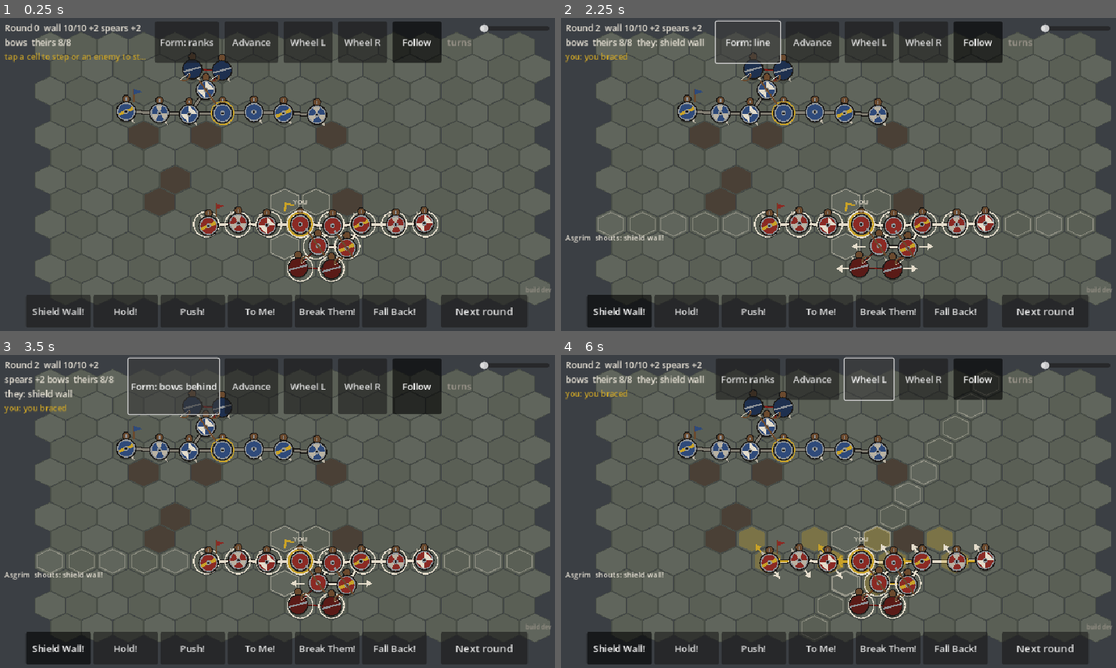
Above: before the commit, frames 1-4 (two rows, left to right).
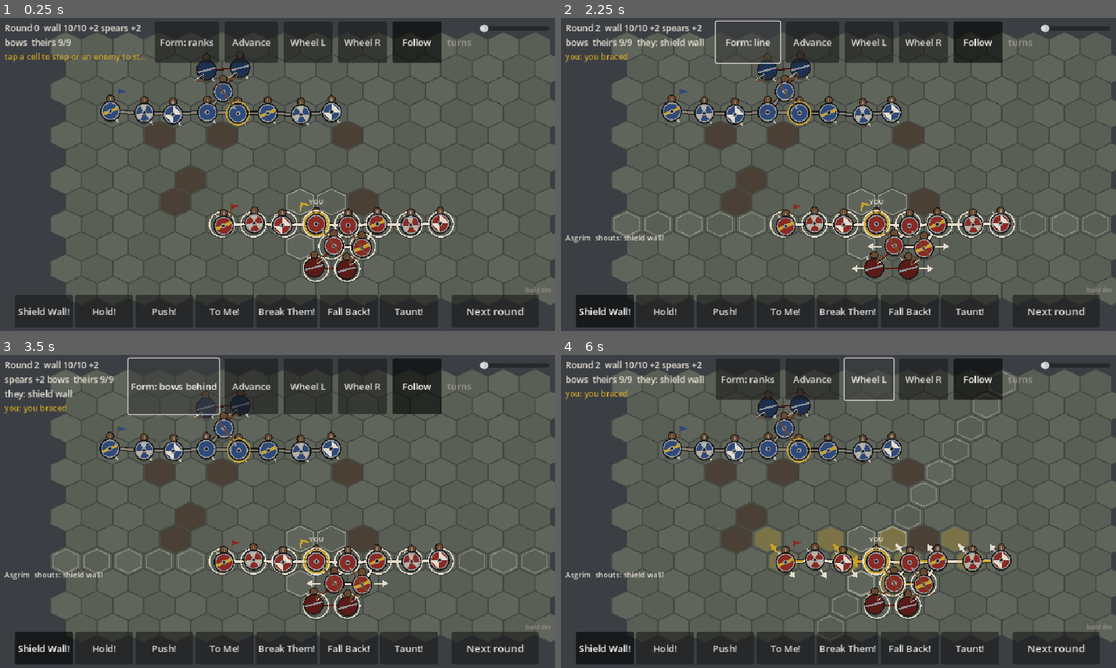
Above: after the commit, the same moments.

Repository: UnlikelyContact/Ringgiver
Game: Godot game, scene res://view/main.tscn
The game is run twice, just before and just after one commit, with the same random seed, the same clock (stepped at 60 frames per second) and the same inputs.
Inputs:
- Up to frame 1 (0.25 s): no input
- Up to frame 2 (2.25 s): click "Next round" at 0.5 s; click "Next round" at 1.25 s; click "Form: ranks" at 2 s
- Up to frame 3 (3.5 s): click "Form: line" at 2.75 s
- Up to frame 4 (6 s): click "Form: bows behind" at 3.5 s; click "Form: boar's snout" at 4.25 s; click "Advance" at 5 s; click "Wheel L" at 5.75 s

The runs differ from the first frame. In frame 1, 20% of the frame differs, in the area x 2-100%, y 4-99%; in frame 2, 20%; in frame 3, 20%; in frame 4, 21%.

Commit message:
Taunt: a jeer that costs a standing line heart and brings a proud leader on; men sway where they stand
A new shout, not an order: enemies within five hexes who stand and take
it lose heart, never below the break threshold (shame shakes, it does
not rout); men coming on are not shamed; Steady and Grim men ignore it;
our own men in earshot take heart. The steady AI jeers at a holding line
every third round and, taunted, comes on half the time. Hold-and-taunt
wins 65% against 57% for holding alone. On the screen each man sways to
his own rhythm above a still shadow, tenser with an enemy at arm's
length. Enemy strength eight to ten shields. Two new tests.

Co-Authored-By: Claude Fable 5.1 <noreply@anthropic.com>
Claude-Session: https://claude.ai/code/session_01P5EsvQHo48suzdDpxkAELG

Diff:
--- a/game/sim/combat/battle.gd
+++ b/game/sim/combat/battle.gd
@@ -20,6 +20,7 @@
 var _contact_logged := {}  # side -> bool, so "in contact" is logged once per spell
 var _wall_step := {}  # side -> true when the leader asks his wall to step forward this round
 var _volleyed := {}  # side -> true once the wall has paused to throw its spears
+var _taunted_round := {}  # side -> the last round that side was taunted
 var _blows_ever := false
 var _rounds_without_blow := 0
 var _player_action := {}  # side -> Action for that side's leader this round (presentation hook)
@@ -457,6 +458,11 @@
 		elif _ai.has(side) and leader != null:
 			shout = (_ai[side] as LeaderAI).choose(self, side)
 		_last_shout[side] = shout
+		if shout == CombatTypes.Shout.TAUNT:
+			# A jeer across the field, not an order: the standing order holds.
+			if leader != null:
+				_taunt(side, leader)
+			continue
 		if shout != CombatTypes.Shout.NONE:
 			_standing[side] = shout
 		if leader != null and shout != CombatTypes.Shout.NONE:
@@ -620,6 +626,46 @@
 ## Every man with a friend beside him along the wall's axis faces the wall's
 ## facing, so a man who turned to strike or to watch an enemy is back in
 ## the line next round. A lone man keeps whatever way he was facing.
+## The round a side was last taunted, or -99.
+func taunted_round(side: int) -> int:
+	return _taunted_round.get(side, -99)
+
+
+## A leader jeers at the enemy. Every enemy in earshot who is standing
+## about (his side not driving forward, and none of ours at arm's length)
+## loses heart, never below the break threshold plus one; Steady and Grim
+## men do not hear it. Men who are coming on answer with their feet and
+## are not shamed. Our own men in earshot take heart from the jeering.
+func _taunt(side: int, leader: Warrior) -> void:
+	var foe := 1 - side
+	var their_order := standing_order(foe)
+	var coming_on := their_order == CombatTypes.Shout.PUSH or their_order == CombatTypes.Shout.BREAK_THEM \
+			or their_order == CombatTypes.Shout.SVINFYLKING
+	_taunted_round[foe] = round
+	log.append("%s taunts the enemy across the field" % leader.display_name)
+	var shamed := 0
+	for e in active(foe):
+		if e.broken or BattleGrid.distance(e.pos, leader.pos) > rules.taunt_range:
+			continue
+		if coming_on or not grid.adjacent_warriors(e.pos, side).is_empty():
+			continue
+		if e.has_personality(CombatTypes.Personality.STEADY) or e.has_personality(CombatTypes.Personality.GRIM):
+			continue
+		var floor_m := rules.morale_break_threshold + 1
+		if e.morale > floor_m:
+			e.morale = maxi(floor_m, e.morale + rules.taunt_morale)
+			shamed += 1
+	for m in active(side):
+		if not m.broken and BattleGrid.distance(m.pos, leader.pos) <= rules.taunt_range:
+			m.morale = clampi(m.morale + rules.taunt_cheer, 0, 10)
+	if coming_on:
+		log.append("they answer with their feet")
+	elif shamed > 0:
+		log.append("%d of them stand and take it, and like it less" % shamed)
+	else:
+		log.append("nobody within earshot stands for it")
+
+
 ## Relief: a man in the line whose shield is gone changes places with a
 ## shielded man standing straight behind him. The fresh shield steps up
 ## into the line and the shieldless man drops back, where his spear still
--- a/game/sim/combat/combat_types.gd
+++ b/game/sim/combat/combat_types.gd
@@ -21,7 +21,7 @@
 enum Armor { NONE, LEATHER, MAIL }
 
 ## Leader shouts (concept.md, Combat > Shouts). NONE means "no new order".
-enum Shout { NONE, SHIELD_WALL, HOLD, PUSH, TO_ME, BREAK_THEM, FALL_BACK, SVINFYLKING }
+enum Shout { NONE, SHIELD_WALL, HOLD, PUSH, TO_ME, BREAK_THEM, FALL_BACK, SVINFYLKING, TAUNT }
 
 enum Personality { STEADY, RECKLESS, GRIM, BOASTFUL, GREEDY, SUPERSTITIOUS }
 
@@ -40,6 +40,6 @@
 
 const TIER_NAMES := ["green", "blooded", "veteran", "champion"]
 const WOUND_NAMES := ["unhurt", "bruised", "wounded", "grievous", "down"]
-const SHOUT_NAMES := ["-", "shield wall", "hold", "push", "to me", "break them", "fall back", "svinfylking"]
+const SHOUT_NAMES := ["-", "shield wall", "hold", "push", "to me", "break them", "fall back", "svinfylking", "taunt"]
 const STAT_NAMES := ["might", "skill", "grit", "nerve", "wits"]
 const ROLE_NAMES := ["shield", "spear", "bow"]
--- a/game/sim/combat/decision.gd
+++ b/game/sim/combat/decision.gd
@@ -122,7 +122,7 @@
 					act = Action.brace()
 		CombatTypes.Shout.SVINFYLKING:
 			act = _form(grid, w, leader, all, enemies, true)
-		_:
+		_:  # TAUNT is never propagated as an order; anything else unknown: hold
 			act = _hold(grid, w, enemies, leader)
 
 	# 8. Bowmen with nobody at arm's length shoot instead of moving or
--- a/game/sim/combat/leader_ai.gd
+++ b/game/sim/combat/leader_ai.gd
@@ -35,6 +35,17 @@
 		# One facing a round: the line follows the wheel over the rounds after.
 		leader.line_facing = BattleGrid.rotate(have, 1 if diff <= 3 else -1)
 		battle.log.append("%s wheels his line toward %s" % [leader.display_name, str(want)])
+
+
+func _within(leader: Warrior, theirs: Array[Warrior], range: int) -> bool:
+	for e in theirs:
+		if BattleGrid.distance(leader.pos, e.pos) <= range:
+			return true
+	return false
+
+
+func _answer_rng(battle: Battle, side: int) -> SimRng:
+	return battle.rng.fork("taunt-answer:%d:%d" % [side, battle.round])
 
 
 func choose(battle: Battle, side: int) -> CombatTypes.Shout:
@@ -77,6 +88,15 @@
 	if in_contact == 0:
 		if doctrine == Doctrine.AGGRESSIVE or battle.round > battle.rules.ai_form_rounds + battle.rules.ai_patience_rounds:
 			return CombatTypes.Shout.PUSH
+		# Taunted while standing: a proud man comes on.
+		if battle.taunted_round(side) >= battle.round - 1 and _answer_rng(battle, side).randf() < battle.rules.taunt_answer_chance:
+			battle.log.append("%s will not stand and be called a coward" % leader.display_name)
+			return CombatTypes.Shout.PUSH
+		# A holding enemy who will not come to us gets jeered at.
+		var their_order := battle.standing_order(1 - side)
+		var they_hold := their_order != CombatTypes.Shout.PUSH and their_order != CombatTypes.Shout.BREAK_THEM
+		if they_hold and battle.round % battle.rules.taunt_ai_every == 0 and _within(leader, theirs, battle.rules.taunt_range):
+			return CombatTypes.Shout.TAUNT
 		return CombatTypes.Shout.HOLD
 	_formed_rounds += 1
 	if doctrine == Doctrine.AGGRESSIVE or _formed_rounds > battle.rules.ai_hold_rounds_before_push:
--- a/game/sim/combat/rules.gd
+++ b/game/sim/combat/rules.gd
@@ -200,6 +200,19 @@
 var ai_wheel_cooldown := 3
 ## A STEADY leader waits this many rounds without contact before pushing.
 var ai_patience_rounds := 6
+## Taunts. A leader's jeer carries this far; every enemy in earshot who is
+## standing (his side not driving forward, and nobody of ours at arm's
+## length) loses this much heart, never below the break threshold plus
+## one: shame shakes a man, it does not rout him. Steady and Grim men do
+## not hear it. Our own men in earshot take heart from the jeering.
+var taunt_range := 5
+var taunt_morale := -1
+var taunt_cheer := 1
+## A taunted AI leader comes on: always if aggressive, else with this chance
+## per taunt once his line is formed. A steady AI taunts a holding enemy
+## every taunt_ai_every rounds while nobody is engaged.
+var taunt_answer_chance := 0.5
+var taunt_ai_every := 3
 
 # --- Post-battle (fate) ----------------------------------------------------
 ## Downed men roll 2d6 + grit against these: < fate_dead_below -> dead,
--- a/game/sim/combat/scenario.gd
+++ b/game/sim/combat/scenario.gd
@@ -18,7 +18,7 @@
 ## Returns {battle, ours, theirs, doctrine, offset}. With `vary` false the
 ## enemy is eight shield-bearers, centred, steady: the symmetric field the
 ## batches calibrate on. Your band is eight shield-bearers, two spearmen
-## and two bowmen; a varied enemy brings seven to nine shields, one or two
+## and two bowmen; a varied enemy brings eight to ten shields, one or two
 ## spears and one or two bows. Both form in ranks.
 static func build(name: String, seed_in: int, rules: CombatRules, vary := true) -> Dictionary:
 	var t: Array = TIERS.get(name, TIERS["equal_green"])
@@ -32,7 +32,7 @@
 	var doctrine := LeaderAI.Doctrine.STEADY
 	if vary:
 		# About your own strength on average (twelve men), mixed differently.
-		their_shields = frng.randi_range(7, 9)
+		their_shields = frng.randi_range(8, 10)
 		their_spears = frng.randi_range(1, 2)
 		their_bows = frng.randi_range(1, 2)
 		offset = frng.randi_range(-3, 3)
--- a/game/sim/combat/shout.gd
+++ b/game/sim/combat/shout.gd
@@ -39,7 +39,7 @@
 		if rng.randf() < mishear_chance(rules, m.tier):
 			var others: Array[CombatTypes.Shout] = []
 			for s in CombatTypes.Shout.values():
-				if s != CombatTypes.Shout.NONE and s != shout:
+				if s != CombatTypes.Shout.NONE and s != shout and s != CombatTypes.Shout.TAUNT:
 					others.append(s)
 			var wrong: CombatTypes.Shout = others[rng.randi_range(0, others.size() - 1)]
 			m.heard_order = wrong
--- a/game/tests/test_arms.gd
+++ b/game/tests/test_arms.gd
@@ -199,3 +199,76 @@
 		said = said or line.contains("steps up into the line")
 	assert_true(said, "and the log says so")
 	assert_true(b.wall_members(0).has(behind), "the relief is in the wall")
+
+
+func test_a_taunt_shakes_standing_men_but_not_men_coming_on() -> void:
+	var rules := CombatRules.new()
+	var b := Battle.new(rules, 9)
+	var ours := _band(rules, 0, 6, 0, 0, 1)
+	var theirs := _band(rules, 1, 6, 0, 0, 101)
+	for w in ours + theirs:
+		w.javelins = 0
+	BandFactory.deploy_formation(b.grid, ours, BattleGrid.from_offset(8, 6), NORTH, rules, FormationTemplate.line())
+	BandFactory.deploy_formation(b.grid, theirs, BattleGrid.from_offset(8, 3), SOUTH, rules, FormationTemplate.line())
+	b.add_band(ours)
+	b.add_band(theirs)
+	for w in theirs:
+		w.personality.clear()
+		w.morale = 8
+	b.set_shout(1, CombatTypes.Shout.HOLD)
+	b.set_shout(0, CombatTypes.Shout.TAUNT)
+	b.run_round()
+	var shaken := 0
+	for line in b.log:
+		if line.contains("stand and take it"):
+			shaken = int(line.split(" ")[0])
+	assert_true(shaken >= 5, "standing men within earshot lose heart (%d)" % shaken)
+	assert_eq(b.standing_order(0), CombatTypes.Shout.NONE, "a taunt is not an order")
+	assert_eq(b.taunted_round(1), 1)
+	# Shame cannot rout: taunts stop above the break threshold.
+	for w in theirs:
+		w.morale = rules.morale_break_threshold + 1
+	b.set_shout(1, CombatTypes.Shout.HOLD)
+	b.set_shout(0, CombatTypes.Shout.TAUNT)
+	b.run_round()
+	for w in theirs:
+		if w.is_active():
+			assert_true(w.morale >= rules.morale_break_threshold + 1, "%s is shamed, not broken" % w.display_name)
+	# Men coming on answer with their feet: their push is the standing order
+	# by the time the jeer comes.
+	b.set_shout(1, CombatTypes.Shout.PUSH)
+	b.set_shout(0, CombatTypes.Shout.HOLD)
+	b.run_round()
+	for w in theirs:
+		w.morale = 8
+	b.set_shout(0, CombatTypes.Shout.TAUNT)
+	b.run_round()
+	var said := false
+	for line in b.log:
+		said = said or line.contains("answer with their feet")
+	assert_true(said)
+
+
+func test_a_taunted_aggressive_leader_comes_on() -> void:
+	var rules := CombatRules.new()
+	rules.ai_patience_rounds = 99  # he would hold all day
+	var b := Battle.new(rules, 11)
+	var ours := _band(rules, 0, 6, 0, 0, 1)
+	var theirs := _band(rules, 1, 6, 0, 0, 101)
+	for w in ours + theirs:
+		w.javelins = 0
+	BandFactory.deploy_formation(b.grid, ours, BattleGrid.from_offset(8, 8), NORTH, rules, FormationTemplate.line())
+	BandFactory.deploy_formation(b.grid, theirs, BattleGrid.from_offset(8, 3), SOUTH, rules, FormationTemplate.line())
+	b.add_band(ours)
+	b.add_band(theirs)
+	b.set_ai(1, LeaderAI.new(LeaderAI.Doctrine.STEADY))
+	rules.taunt_answer_chance = 1.0
+	for r in 3:
+		b.set_shout(0, CombatTypes.Shout.HOLD)
+		b.run_round()
+	assert_true(b.standing_order(1) != CombatTypes.Shout.PUSH, "steady and patient: he is not coming on")
+	b.set_shout(0, CombatTypes.Shout.TAUNT)
+	b.run_round()
+	b.set_shout(0, CombatTypes.Shout.HOLD)
+	b.run_round()
+	assert_eq(b.standing_order(1), CombatTypes.Shout.PUSH, "taunted, he comes on")
--- a/game/tools/batch_player.gd
+++ b/game/tools/batch_player.gd
@@ -12,7 +12,7 @@
 	var n := int(args[0]) if args.size() > 0 else 200
 	var seed_in := int(args[1]) if args.size() > 1 else 1
 	var scenario := args[2] if args.size() > 2 else "equal_green"
-	var strats := ["none", "wall_push", "wall_hold", "wall_hold_then_push", "push_only", "break_them", "wall_advance", "wall_then_nothing", "wall_every_round", "hold_only",
+	var strats := ["none", "wall_push", "wall_hold", "wall_hold_then_push", "push_only", "break_them", "wall_hold_taunt", "wall_advance", "wall_then_nothing", "wall_every_round", "hold_only",
 		"wall_push_leader_attacks", "wall_push_leader_steps", "ai_steady", "ai_aggressive"]
 	if args.size() > 3:
 		strats = [args[3]]
@@ -65,6 +65,13 @@
 					b.set_shout(0, S.SHIELD_WALL if r == 1 else S.HOLD)
 					if r > 1:
 						b.request_wall_step(0)
+				"wall_hold_taunt":
+					if r == 1:
+						b.set_shout(0, S.SHIELD_WALL)
+					elif r % 3 == 0 and not in_contact(b):
+						b.set_shout(0, S.TAUNT)
+					else:
+						b.set_shout(0, S.HOLD)
 				"push_only":
 					b.set_shout(0, S.PUSH)
 				"break_them":
--- a/game/view/battle_view.gd
+++ b/game/view/battle_view.gd
@@ -231,6 +231,7 @@
 			t.z_index = 5
 		if w.fled:
 			t.visible = false
+		t.set_tense(w.is_active() and not battle.grid.adjacent_warriors(w.pos, 1 - w.side).is_empty())
 		t.queue_redraw()
 	animating = false
 	queue_redraw()
--- a/game/view/hud.gd
+++ b/game/view/hud.gd
@@ -19,6 +19,7 @@
 const SHOUTS := [
 	CombatTypes.Shout.SHIELD_WALL, CombatTypes.Shout.HOLD, CombatTypes.Shout.PUSH,
 	CombatTypes.Shout.TO_ME, CombatTypes.Shout.BREAK_THEM, CombatTypes.Shout.FALL_BACK,
+	CombatTypes.Shout.TAUNT,
 ]
 
 
@@ -124,7 +125,7 @@
 	for s in SHOUTS:
 		var b := Button.new()
 		b.text = CombatTypes.SHOUT_NAMES[s].capitalize() + "!"
-		b.custom_minimum_size = Vector2(112, 52)
+		b.custom_minimum_size = Vector2(100, 52)
 		b.toggle_mode = true
 		b.pressed.connect(_on_shout.bind(s))
 		bottom.add_child(b)
@@ -184,6 +185,9 @@
 		var keep := false
 		if line.contains("DOWN") or line.contains("breaks") or line.contains("flees") or line.contains("===") or line.contains("drives forward"):
 			col = Palette.WARN
+			keep = true
+		elif line.contains("taunts the enemy") or line.contains("called a coward") or line.contains("answer with their feet") or line.contains("take it, and like it less") or line.contains("stands for it"):
+			col = Palette.GOLD
 			keep = true
 		elif line.contains("shouts:"):
 			var who := line.split(" shouts:")[0]
--- a/game/view/token.gd
+++ b/game/view/token.gd
@@ -13,6 +13,11 @@
 var flash := 0.0  # hit flash timer
 var flash_color := Palette.BLOOD
 var down_mark := false
+## Idle motion: a man shifts his weight, sets his shield, breathes. Each man
+## has his own rhythm; a man with an enemy at arm's length is tenser.
+var _phase := 0.0
+var _sway := Vector2.ZERO
+var _tense := false
 
 const R := 15.0
 
@@ -24,12 +29,26 @@
 	device = (w.id * 7) % 4
 	device_color = [Palette.BONE, Palette.UNDYED, Palette.GOLD, Palette.BONE][(w.id * 3) % 4]
 	z_index = 10
+	_phase = fmod(w.id * 2.399, TAU)
 
 
 func _process(delta: float) -> void:
 	if flash > 0.0:
 		flash = maxf(0.0, flash - delta)
+	if warrior == null or down_mark or not visible:
+		return
+	# Sway: slow and small at rest, quicker and a little wider when tense.
+	var speed := 3.2 if _tense else 1.4
+	var amp := 1.6 if _tense else 1.0
+	_phase += delta * speed
+	var s := Vector2(sin(_phase) * amp, sin(_phase * 1.7 + 0.8) * amp * 0.6)
+	if (s - _sway).length() > 0.15 or flash > 0.0:
+		_sway = s
 		queue_redraw()
+
+
+func set_tense(t: bool) -> void:
+	_tense = t
 
 
 func hit(color: Color) -> void:
@@ -45,8 +64,9 @@
 		_draw_down()
 		return
 	var side := Palette.side_color(warrior.side)
-	# Ground shadow and facing wedge.
+	# Ground shadow stays put; the man sways above it.
 	draw_circle(Vector2(0, 6), R * 0.9, Color(0, 0, 0, 0.25))
+	draw_set_transform(_sway, 0.0, Vector2.ONE)
 	var f := Iso.to_screen_f(Vector2(warrior.facing)).normalized()
 	var tip := f * (R + 9)
 	var side_v := Vector2(-f.y, f.x) * 5
Not shown, changed: docs/design/concept.md
